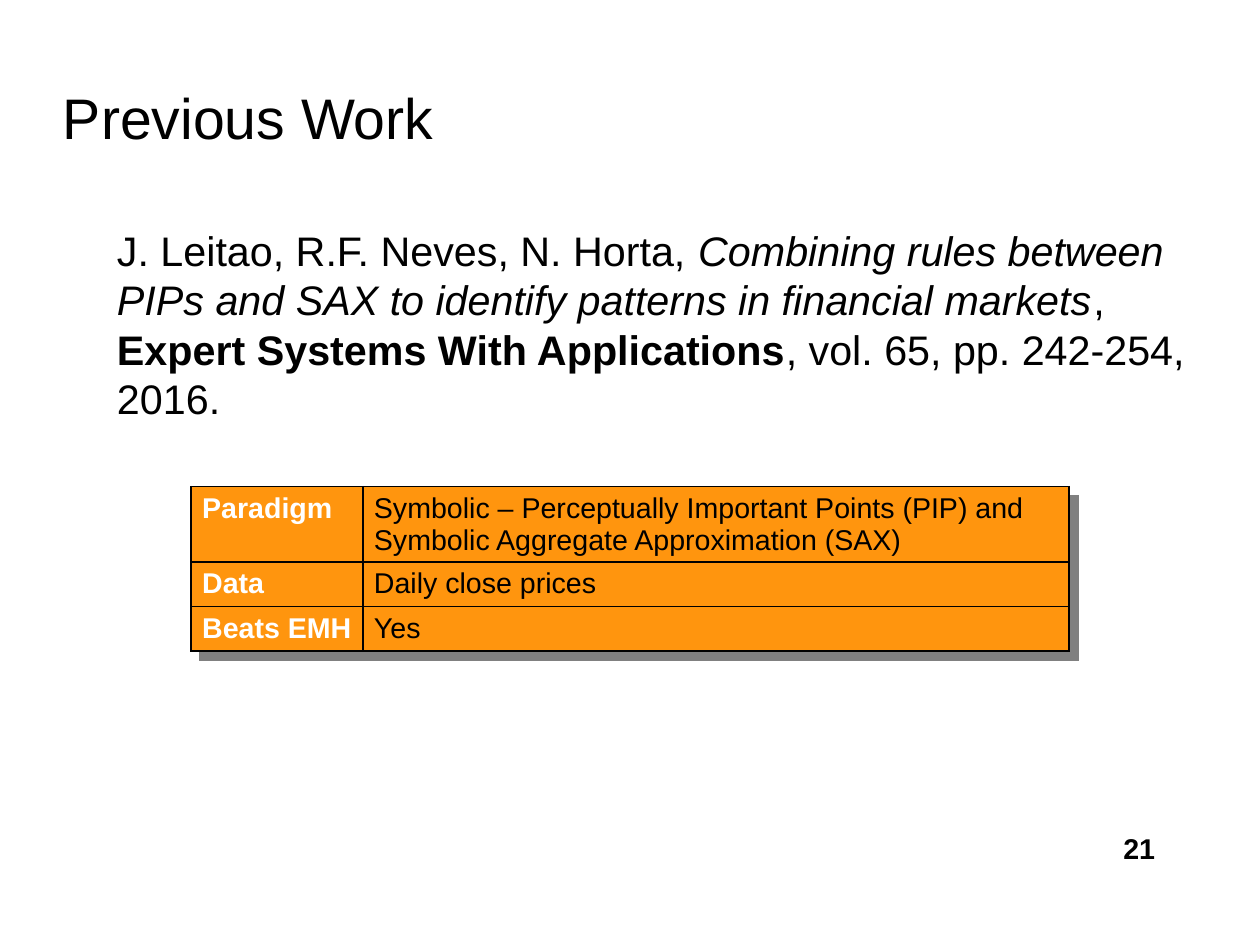
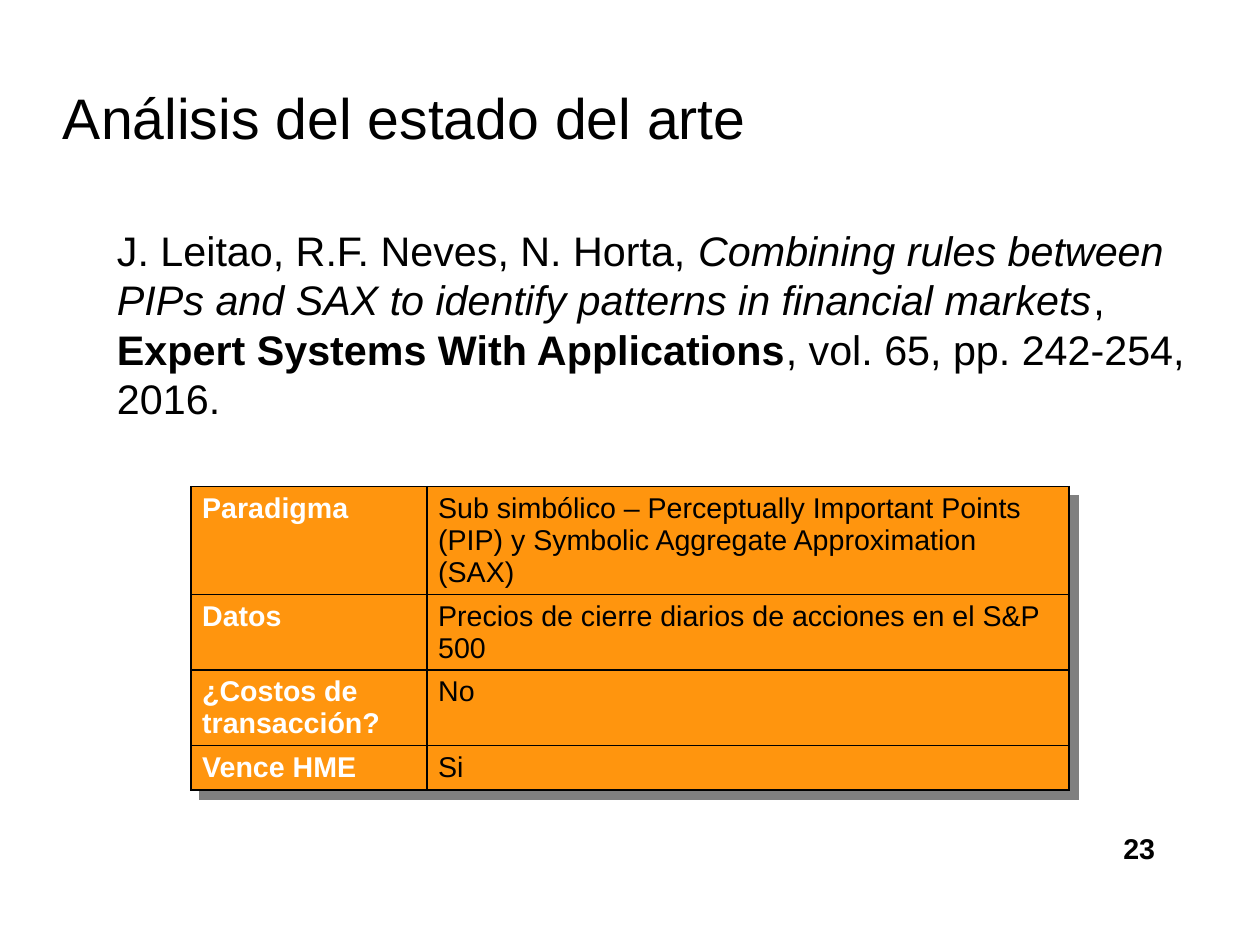
Before and after one commit to davidrmh/Thesis, a slide deck: slide 23 of presentaciones_finales/presentacion_seminario_B19.odp (slide 21 before the commit). Drawn at 1260x945 pixels with LibreOffice and Linux fonts; fonts in the diff are those of the drawing; background and template pictures are left out. Boxes give left, top, right and bottom in pixels: in the first picture for what was removed or moved away, otherwise in the second. Text is boxed around its words. In the diff, an @@ line names an element or a change of style, - is before the commit and + after.

Commit message:
Agrega estado del arte

```diff
--- a/presentaciones_finales/presentacion_seminario_B19.odp
+++ b/presentaciones_finales/presentacion_seminario_B19.odp
@@ title at bbox=[63, 97, 745, 140]: text changed @@
-Previous Work
+Análisis del estado del arte
@@ table at bbox=[191, 487, 1069, 791] @@
-row 1: Paradigm | Symbolic – Perceptually Important Points (PIP) and Symbolic Aggregate Approximation (SAX)
-row 2: Data | Daily close prices
-row 3: Beats EMH | Yes
+row 1: Paradigma | Sub simbólico – Perceptually Important Points (PIP) y Symbolic Aggregate Approximation (SAX)
+row 2: Datos | Precios de cierre diarios de acciones en el S&P 500
+row 3: ¿Costos de transacción? | No
+row 4: Vence HME | Si
@@ page number at bbox=[1123, 839, 1155, 860]: text changed @@
-21
+23
```
Also in this commit, not shown: 2 other slides changed, 7 slides added, 2 slides removed, 1 other file.
